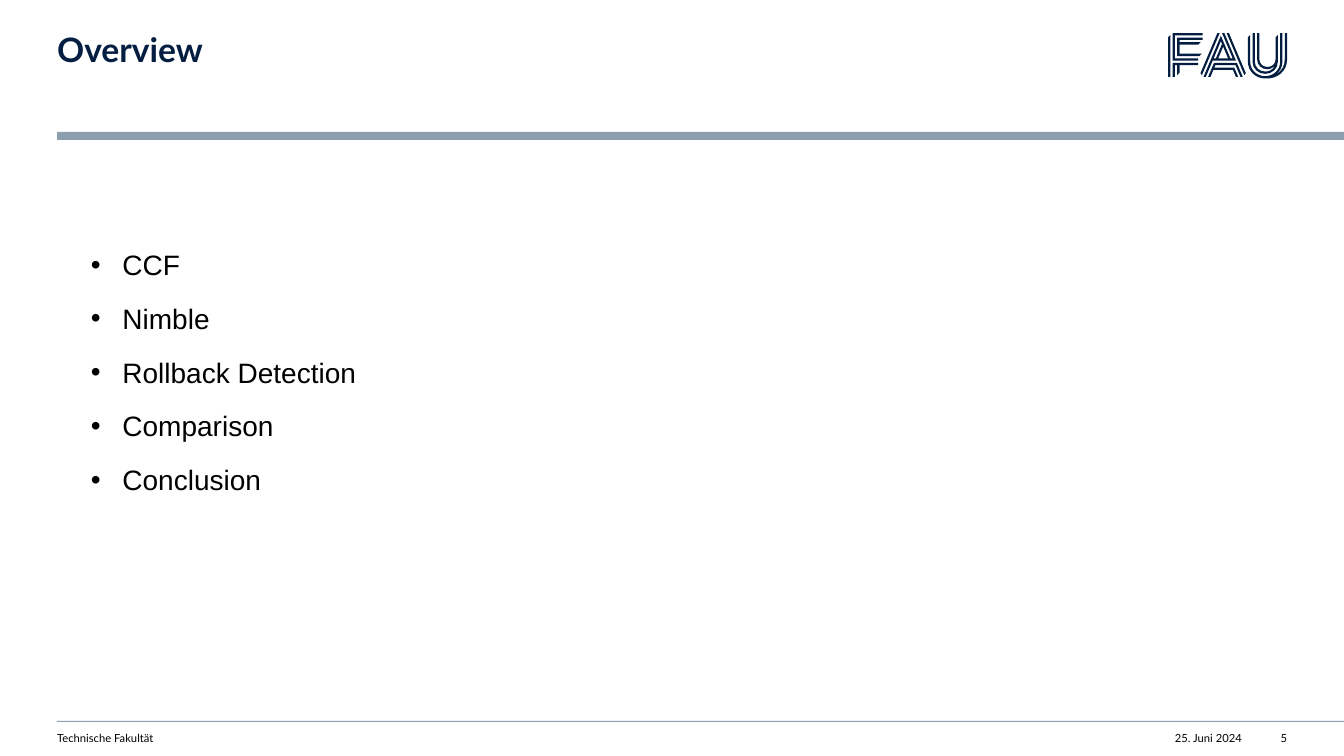
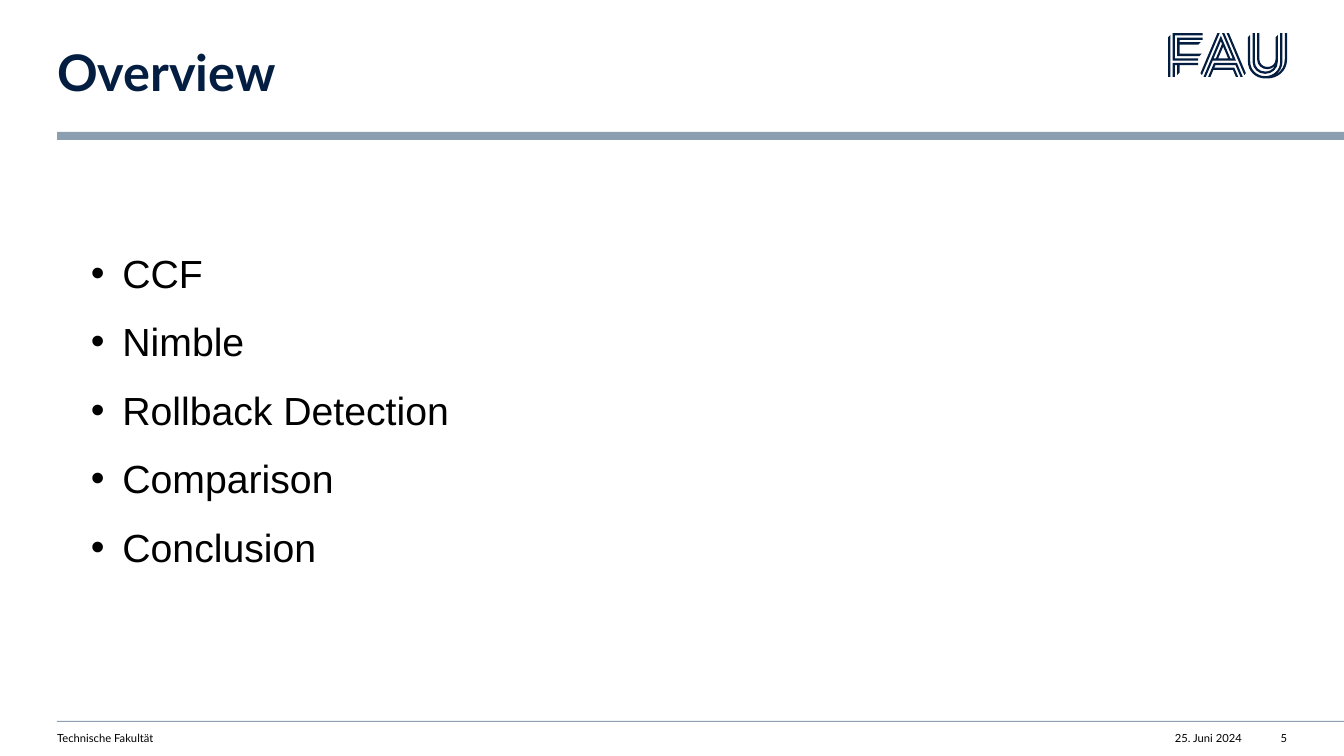
Before and after one commit to listigpeter/AKSS, a slide deck: slide 5 of presentation/confidetial_cloud_services.pptx. Drawn at 1344x756 pixels with LibreOffice and Linux fonts; fonts in the diff are those of the drawing. Boxes give left, top, right and bottom in pixels: in the first picture for what was removed or moved away, otherwise in the second. Text is boxed around its words. In the diff, an @@ line names an element or a change of style, - is before the commit and + after.

```diff
--- a/presentation/confidetial_cloud_services.pptx
+++ b/presentation/confidetial_cloud_services.pptx
@@ title "Overview" moved from (x1=57, y1=37, x2=203, y2=63) to (x1=57, y1=53, x2=276, y2=92) @@
@@ title "Overview" at (x1=57, y1=53, x2=276, y2=92): size 24 to 36 pt @@
@@ text "CCF" at (x1=122, y1=260, x2=448, y2=563): size 20 to 28 pt @@
```
Also in this commit, not shown: 6 other slides changed, 10 other files.
